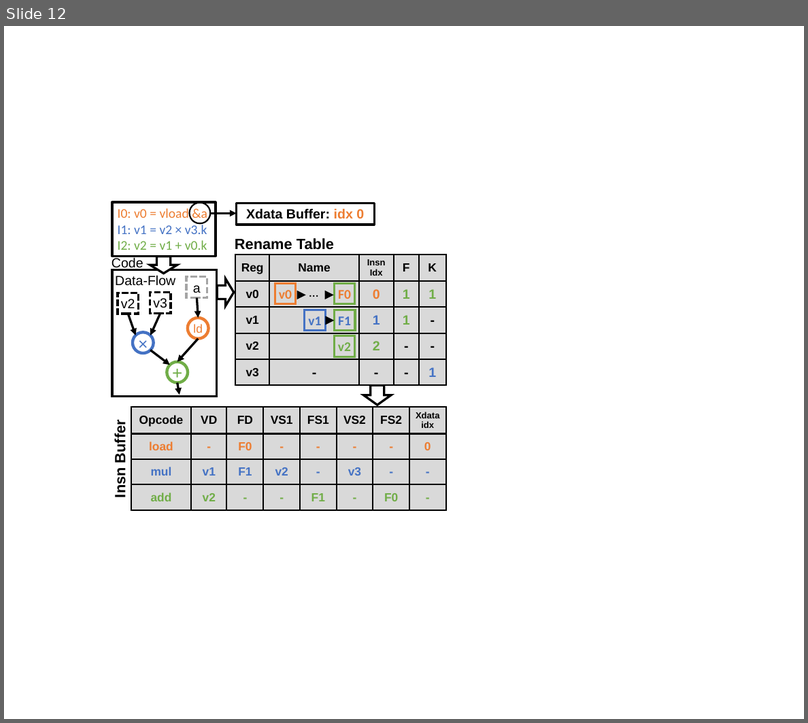
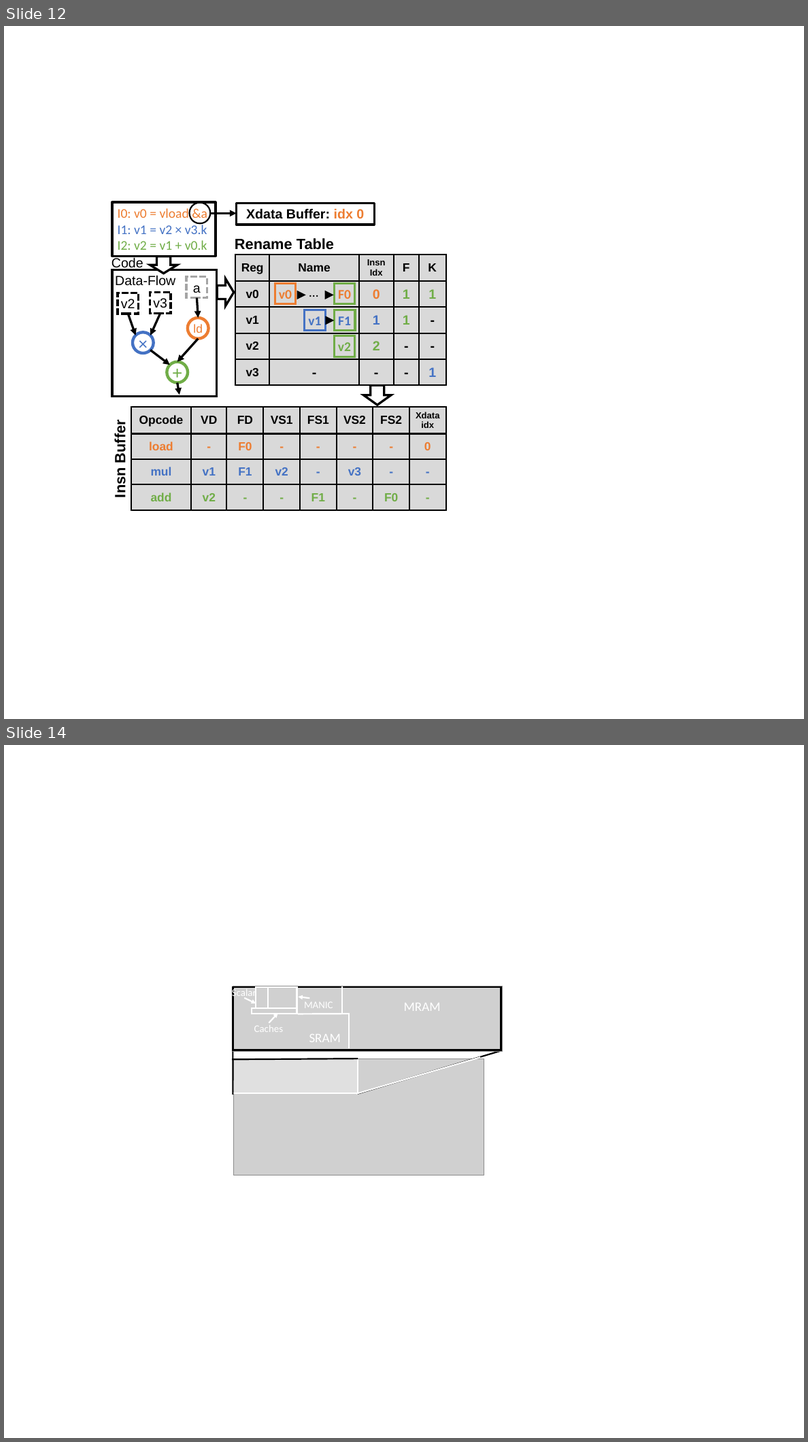
Before and after one commit to G-ram/thesis, a slide deck: manic/figures/figures.pptx. Shown one above the other, each under a label of ours: slide 12 before the commit, slides 12 and 14 after it; the slides between them are not shown. The pictures are 808x723 and 808x1442 pixels, drawn with LibreOffice and Linux fonts; fonts in the diff are those of the drawing; grey boxes stand for pictures. Boxes give left, top, right and bottom in pixels: in the first picture for what was removed or moved away, otherwise in the second. Text is boxed around its words. In the diff, an @@ line names an element or a change of style, - is before the commit and + after.

Commit message:
added manic silicon figures

```diff
--- a/manic/figures/figures.pptx
+++ b/manic/figures/figures.pptx
@@ slide 14 added at [4, 745, 804, 1438], background #FFFFFF @@
@@ group added at [232, 986, 502, 1052]: 5 texts, 4 rectangles, 3 arrows, 3 lines, 1 picture @@
+MRAM
+SRAM
+MANIC
+Scalar
+Caches
@@ line added from (232, 1059) to (232, 1050), #000000 2 pt @@
@@ line added from (358, 1094) to (502, 1050), #000000 2 pt @@
@@ rectangle added at [232, 1058, 358, 1094], fill #FFFFFF at 35% opacity, outline #FFFFFF 2 pt @@
@@ line added from (232, 1095) to (232, 1060), #000000 2 pt @@
@@ line added from (232, 1060) to (358, 1058), #000000 2 pt @@
@@ picture added at [234, 1059, 484, 1175] @@
@@ line added from (356, 1094) to (480, 1057), #FFFFFF 2 pt @@
```
Also in this commit, not shown: 6 other slides added.
